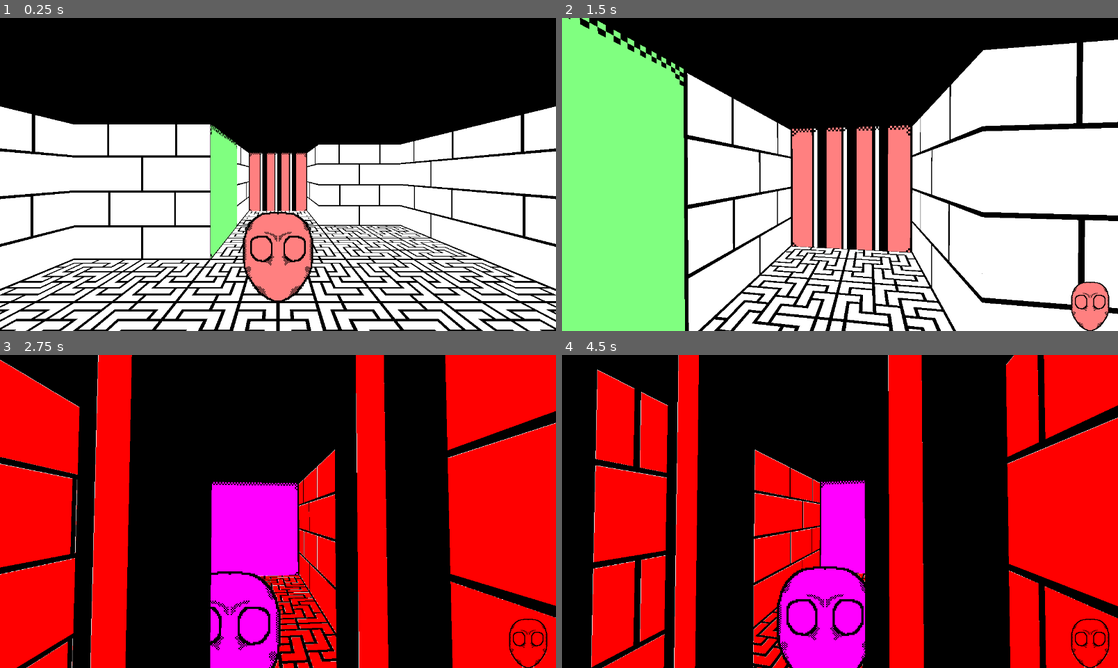
Above: before the commit, frames 1-4 (two rows, left to right).
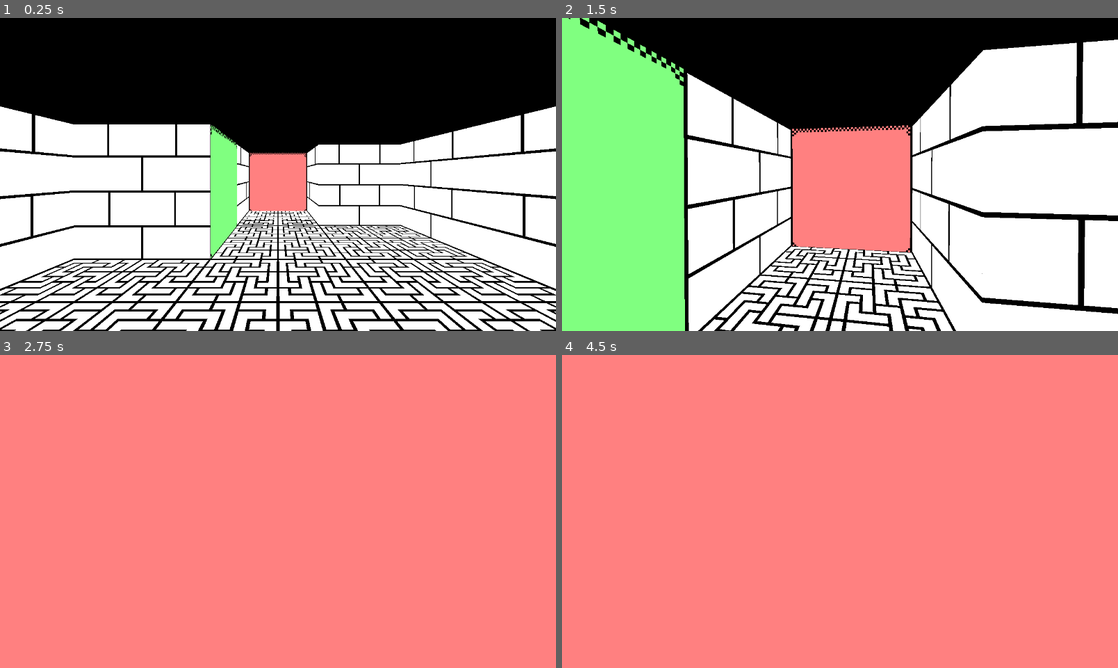
Above: after the commit, the same moments.

Repository: Juksuu/FGJ2026
Game: Godot game, scene res://scenes/juksu_testing.tscn
The game is run twice, just before and just after one commit, with the same random seed, the same clock (stepped at 60 frames per second) and the same inputs.
Inputs (mouse positions are in pixels of both pictures, inside the frame that each line leads up to):
- Up to frame 1 (0.25 s): no input
- Up to frame 2 (1.5 s): tap Enter at 0.5 s; move the mouse to (867, 174) at 0.52 s; hold Mouse wheel down (inv_next) 0.53-1.28 s; hold W (move_forward) from 0.53 s (still down); tap Q (inv_previous) at 0.8, 1.35 s; move the mouse to (812, 174) at 1.27 s
- Up to frame 3 (2.75 s): keep holding W (move_forward); right-click (250, 511) at 1.55 s; move the mouse to (289, 505) at 2.02 s; right-click (289, 505) at 2.1 s; click (289, 505) at 2.3 s
- Up to frame 4 (4.5 s): keep holding W (move_forward); move the mouse to (834, 517) at 2.77 s; click (834, 517) at 2.85 s; tap Mouse wheel down (inv_next) at 3.05 s; move the mouse to (878, 514) at 3.52 s; hold Mouse wheel down (inv_next) 3.53-4.28 s; tap Q (inv_previous) at 3.8, 4.35 s; move the mouse to (795, 508) at 4.27 s

The runs differ from the first frame. In frame 1, 3.7% of the frame differs, in the area x 43-57%, y 43-91%; in frame 2, 4.1%; in frame 3, 100%, in the area x 0-100%, y 0-100%; in frame 4, 100%.
Error after the commit: Invalid access of index '-1' on a base object of type: 'Array'. (res://scripts/player.gd:99)

Commit message:
doors are openable, win floor tile

Diff:
--- a/level_data/level_0.json
+++ b/level_data/level_0.json
@@ -7,17 +7,17 @@
 		["#","#","#","#","#","#","#","#","#","#","#"]
 	],
 	"doors":[
-		{"from": [4,2], "to": [5,2], "keys": ["color_1", "culling_1"]},
+		{"from": [4,2], "to": [5,2], "keys": ["color_1"]},
 		{"from": [3,2], "to": [3,1], "keys": ["color_2"]},
 		{"from": [6,2], "to": [7,2], "keys": ["color_3"]}
 	],
 	"masks":[
-		{"pos": [2,2],"type": "chroma", "id": "color_1"},
+		{"pos": [3,1],"type": "chroma", "id": "color_1"},
 		{"pos": [5,2],"type": "chroma", "id": "color_3"},
-		{"pos": [1,1],"type": "culling", "id": "culling_1"}
+		{"pos": [1,1],"type": "chroma", "id": "color_2"}
 	],
 	"spawn": {"pos": [1,2], "direction": 2},
-	"goal": {"pos": [12,2]},
+	"goal": {"pos": [9,2]},
 	"custom": [
 		{"pos": [1, 4]}
 	]
--- a/scripts/door.gd
+++ b/scripts/door.gd
@@ -1,13 +1,24 @@
 extends Sprite3D
 
 @onready var door = $SubViewport/DoorSprite
+
+var key_color = null;
 
 func _ready() -> void:
 	door.material.resource_local_to_scene = true;
 
 func set_color(color: Vector4) -> void:
+	key_color = color
 	door.material.set_shader_parameter("color", color)
 
 func set_cullable() -> void:
 	door.set_region_rect(Rect2(640, 0, 128, 128))
 	door.material.set_shader_parameter("sheet_start", Vector2(640, 0))
+
+func toggle_door(open: bool) -> void:
+	if open:
+		print("OOPEN")
+		$StaticBody3D.collision_layer = 0
+	else:
+		print("CLOOSING")
+		$StaticBody3D.collision_layer = 1
--- a/scripts/mapGenerator.gd
+++ b/scripts/mapGenerator.gd
@@ -70,6 +70,8 @@
 			else:
 				from_room.create_door(Globals.ROOM_SIDE.SOUTH,door_data.keys)
 				to_room.create_door(Globals.ROOM_SIDE.NORTH,door_data.keys)
+		player.connect("worn_a_mask", from_room.check_openness)
+		player.connect("worn_a_mask", to_room.check_openness)
 
 	#pickups
 	for i in level_data.masks.size():
@@ -87,6 +89,7 @@
 		mask.set_key_type(level_data.masks[i].type)
 		mask.connect("pickup_pick_up", self.scream)
 
+	level_map[int(level_data.goal.pos[0])][int(level_data.goal.pos[1])].change_floor()
 	player.transform.origin.x = level_data.spawn.pos[0] * SIZE_X
 	player.transform.origin.z = level_data.spawn.pos[1] * SIZE_Z
 
--- a/scripts/player.gd
+++ b/scripts/player.gd
@@ -85,17 +85,21 @@
 			hud_image.set_region_rect(Rect2(768, 0, 128, 128))
 			hud_image.material.set_shader_parameter("color", Globals.COLOR_OPTIONS[mask.id])
 
+signal worn_a_mask(key_ids);
+
 func wear_mask() -> void:
 	if inv_index == 0:
 		return
 	var held_mask = held_masks[inv_index-1]
 	if held_mask.type == "chroma":
 		RenderingServer.global_shader_parameter_set("mask_color", Globals.COLOR_OPTIONS[held_mask.id])
+		worn_a_mask.emit(held_mask.id)
 
 func remove_mask() -> void:
 	var held_mask = held_masks[inv_index-1]
 	if held_mask.type == "chroma":
 		RenderingServer.global_shader_parameter_set("mask_color", Vector4(1,1,1,1))
+	worn_a_mask.emit(null)
 
 func cast_mask() -> void:
 	pass
--- a/scripts/room.gd
+++ b/scripts/room.gd
@@ -29,6 +29,16 @@
 	wall.visible = false
 	wall.find_child("CollisionShape3D").disabled = true
 
+func change_floor() -> void:
+	$Floor.set_region_rect(Rect2(1024, 0, 128, 128))
+	var cylinder = CylinderShape3D.new()
+	cylinder.height = 10
+	cylinder.radius = 1
+	var win_area = CollisionShape3D.new()
+	win_area.shape = cylinder
+	win_area.visible = true
+	self.add_child(win_area)
+
 #func create_door(room_side: Globals.ROOM_SIDE, color: Vector4) -> void:
 #	var door = door_prefab.instantiate()
 #	self.add_child(door)
@@ -39,6 +49,18 @@
 #	var data = SIDE_DATA[room_side]
 #	door.transform.origin = data.pos
 #	door.rotation.y = data.rotation
+
+func mix_paints(options) -> Vector4:
+	var tot_r = 0
+	var tot_g = 0
+	var tot_b = 0
+	for option in options:
+		var color = Globals.COLOR_OPTIONS[option]
+		tot_r += color.x
+		tot_g += color.y
+		tot_b += color.z
+	var highest = max(max(tot_r, tot_g), tot_b)
+	return Vector4(tot_r/highest, tot_g/highest, tot_b/highest, 1)
 
 func create_door(room_side: Globals.ROOM_SIDE, options = null) -> void:
 	var door = door_prefab.instantiate()
@@ -51,16 +73,13 @@
 		var cullable = false
 		for option in options:
 			if option.contains("color"):
-				print("appending", option)
 				coloropts.append(option);
 			if option.contains("culling"):
 				cullable = true;
-		print(coloropts," KRREGAH")
 		if coloropts.size() > 0:
 			if coloropts.size() > 1:
-				door.set_color(Vector4(0.2,0.4,0.6,1))
+				door.set_color(mix_paints(coloropts))
 			else:
-				print("PAINTING ", Globals.COLOR_OPTIONS[coloropts[0]])
 				door.set_color(Globals.COLOR_OPTIONS[coloropts[0]])
 		if cullable:
 			door.set_cullable()
@@ -68,3 +87,13 @@
 	var data = SIDE_DATA[room_side]
 	door.transform.origin = data.pos
 	door.rotation.y = data.rotation
+
+func check_openness(keys):
+	print("OPENING WITH ", keys, keys == null)
+	for door in doors:
+		if keys == null:
+			door.toggle_door(false)
+		elif Globals.COLOR_OPTIONS[keys] == door.key_color:
+			door.toggle_door(true)
+		else:
+			door.toggle_door(false)
